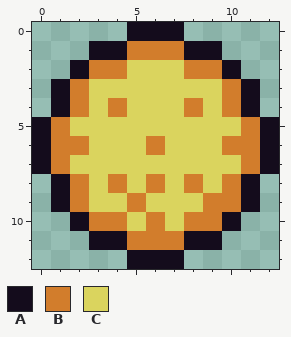
File history of a pixel-art sprite, img/medal.png. This is how it looked before the edit.
The file is 13x13 pixels.
Palette (. is transparent): A #140c1c  B #d27d2c  C #dad45e
Pixels before, first column x 0:
 0 .....AAA.....
 1 ...AABBBAA...
 2 ..ABBCCCBBA..
 3 .ABCCCCCCCBA.
 4 .ABCBCCCBCBA.
 5 ABCCCCCCCCCBA
 6 ABBCCCBCCCBBA
 7 ABCCCCCCCCCBA
 8 .ABCBCBCBCBA.
 9 .ABCCBCCCBBA.
10 ..ABBCBCBBA..
11 ...AABBBAA...
12 .....AAA.....
And afterwards:
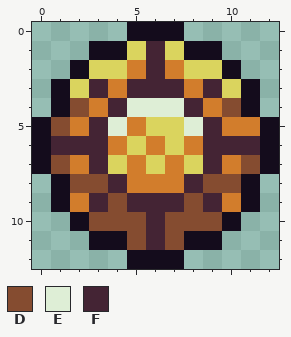
Colours new in this view: D #854c30  E #deeed6  F #442434
Edits made:
Changed rows in their new state; - is an unchanged pixel.
first column x 1:
 1 ----CFC----
 2 --CCBFBCC--
 3 -CFBFFFBFC-
 4 -DBFEEEFBD-
 5 DBFEB--EFB-
 6 FFFB---BFFF
 7 DBF-B-B-FBD
 8 -DDFB-BFDD-
 9 --FDFFFDF--
10 --DDDFDDD--
11 ----DFD----
Where, in picture pixels (left, top, right, bottom), the same in both pictures:
changed: (51, 41, 260, 250)
